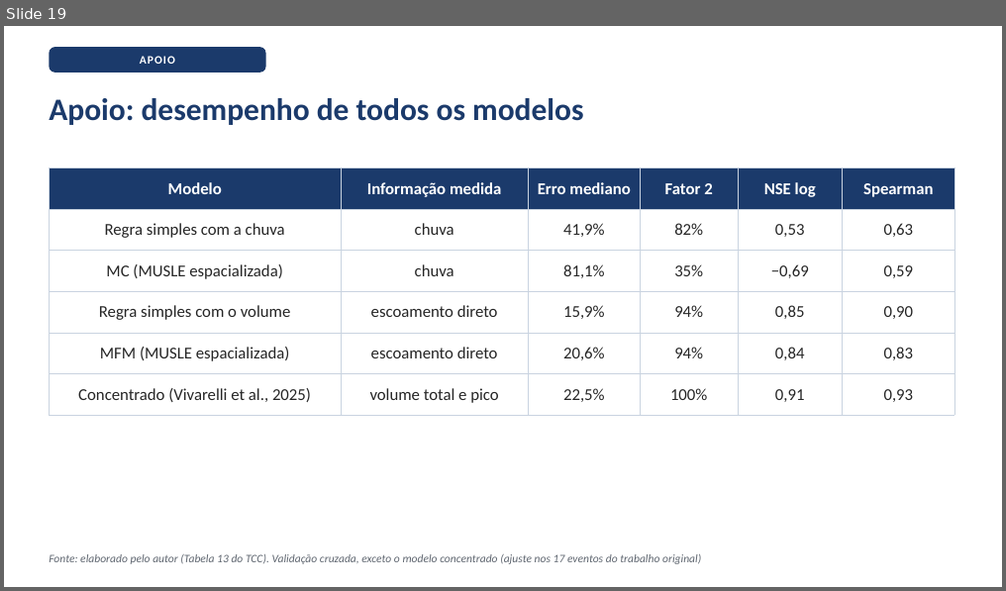
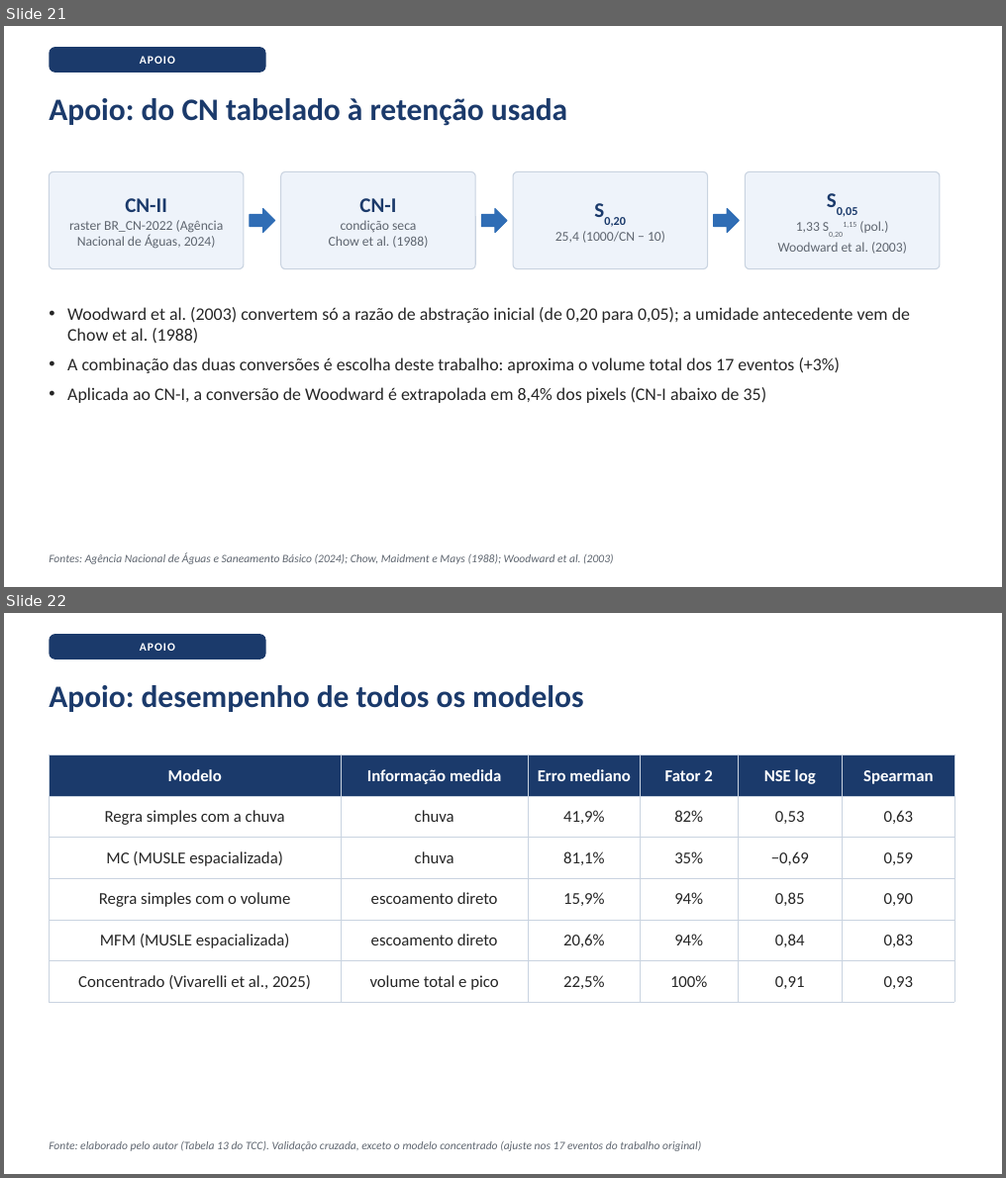
Before and after one commit to mateusvivarelli/TCC, a slide deck: TCC_Texto/slides/slides_11a28_defesa.pptx. Shown one above the other, each under a label of ours: slide 19 before the commit, slides 21 and 22 after it. The pictures are 1006x591 and 1006x1178 pixels, drawn with LibreOffice and Linux fonts; fonts in the diff are those of the drawing. Boxes give left, top, right and bottom in pixels: in the first picture for what was removed or moved away, otherwise in the second. Text is boxed around its words. In the diff, an @@ line names an element or a change of style, - is before the commit and + after.

```diff
--- a/TCC_Texto/slides/slides_11a28_defesa.pptx
+++ b/TCC_Texto/slides/slides_11a28_defesa.pptx
@@ slide 21 added at <box>4,26,1002,587</box>, background #FFFFFF @@
@@ rounded rectangle added at <box>49,47,266,73</box>, fill #1B3A6B, 11 pt, text #FFFFFF, bold @@
+APOIO
@@ title added at <box>49,98,567,126</box>, 30 pt, text #1B3A6B, bold @@
+Apoio: do CN tabelado à retenção usada
@@ rounded rectangle added at <box>49,172,244,270</box>, fill #EEF3FA, outline #C9D3E0 1 pt, 13 pt, text #5F6670 @@
+CN-II
+raster BR_CN-2022 (Agência
+Nacional de Águas, 2024)
@@ rounded rectangle added at <box>281,172,475,270</box>, fill #EEF3FA, outline #C9D3E0 1 pt, 13 pt, text #5F6670 @@
+CN-I
+condição seca
+Chow et al. (1988)
@@ rounded rectangle added at <box>513,172,708,270</box>, fill #EEF3FA, outline #C9D3E0 1 pt, 13 pt, text #5F6670 @@
+S0,20
+25,4 (1000/CN − 10)
@@ rounded rectangle added at <box>746,172,940,270</box>, fill #EEF3FA, outline #C9D3E0 1 pt, 13 pt, text #5F6670 @@
+S0,05
+1,33 S0,201,15 (pol.)
+Woodward et al. (2003)
@@ right arrow added at <box>250,209,275,233</box>, fill #2F6DB5, outline #2F6DB5 1 pt @@
@@ right arrow added at <box>481,209,507,233</box>, fill #2F6DB5, outline #2F6DB5 1 pt @@
@@ right arrow added at <box>714,209,740,233</box>, fill #2F6DB5, outline #2F6DB5 1 pt @@
@@ text added at <box>67,307,910,403</box>, 17 pt, text #262626 @@
+• Woodward et al. (2003) convertem só a razão de abstração inicial (de 0,20 para 0,05); a umidade antecedente vem de Chow et al. (1988)
+• A combinação das duas conversões é escolha deste trabalho: aproxima o volume total dos 17 eventos (+3%)
+• Aplicada ao CN-I, a conversão de Woodward é extrapolada em 8,4% dos pixels (CN-I abaixo de 35)
@@ text added at <box>49,553,613,565</box>, 11 pt, text #5F6670, italic @@
+Fontes: Agência Nacional de Águas e Saneamento Básico (2024); Chow, Maidment e Mays (1988); Woodward et al. (2003)
@@ what was slide 19 is now slide 22 @@
```
Also in this commit, not shown: 2 slides changed, 2 other slides added, 6 other files.
